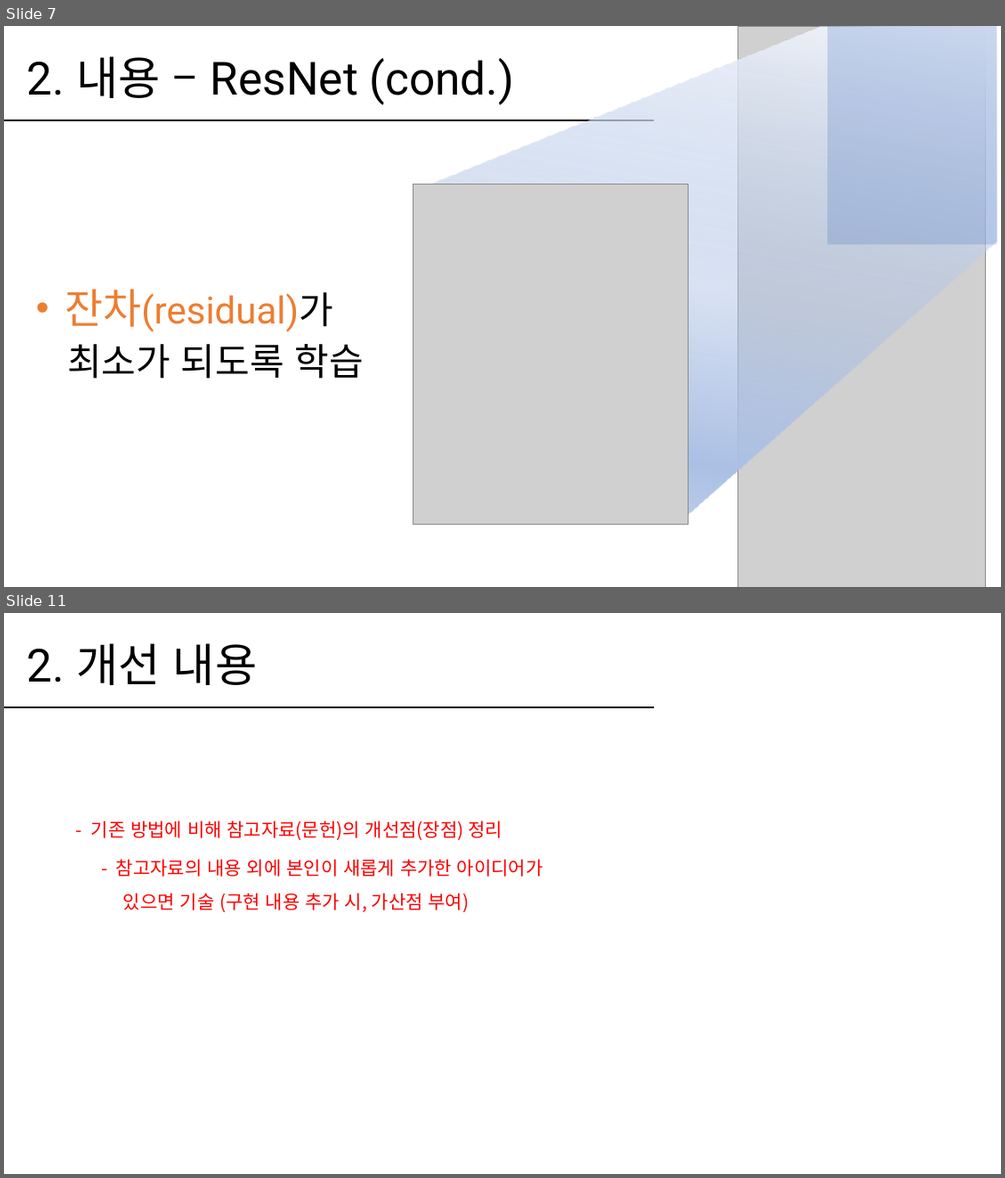
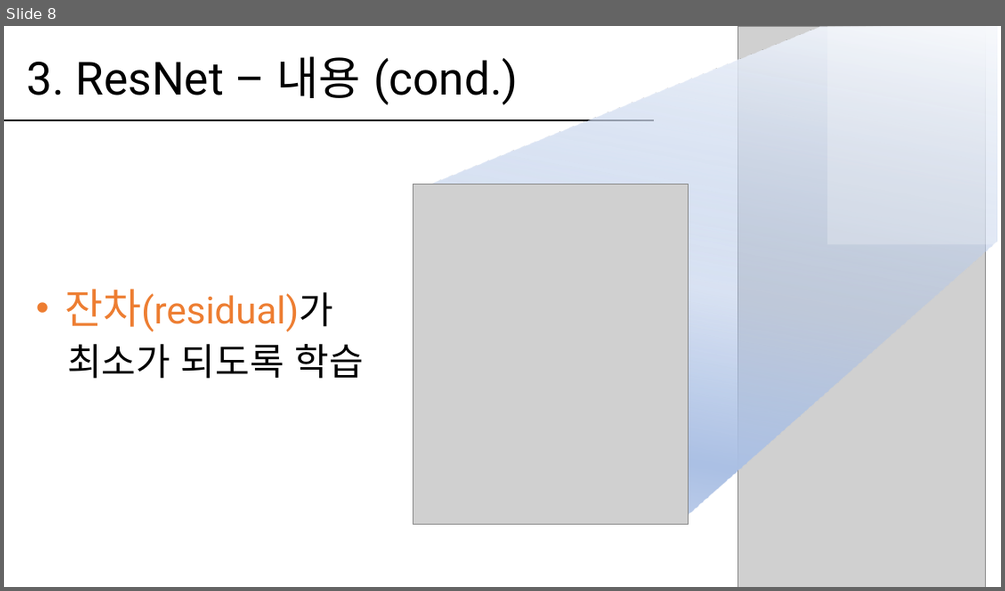
Before and after one commit to hanabzu/Computer-Vision-Project, a slide deck: report/발표_20154532.pptx. Shown one above the other, each under a label of ours: slides 7 and 11 before the commit, slide 8 after it; the slides between them are not shown. The pictures are 1005x1178 and 1005x591 pixels, drawn with LibreOffice and Linux fonts; fonts in the diff are those of the drawing; grey boxes stand for pictures. Boxes give left, top, right and bottom in pixels: in the first picture for what was removed or moved away, otherwise in the second. Text is boxed around its words. In the diff, an @@ line names an element or a change of style, - is before the commit and + after.

```diff
--- a/report/발표_20154532.pptx
+++ b/report/발표_20154532.pptx
@@ slide 11 removed at (x1=4, y1=613, x2=1001, y2=1174), background #FFFFFF @@
@@ title removed at (x1=27, y1=643, x2=257, y2=685) @@
-2. 개선 내용
@@ line removed from (4, 708) to (655, 708) @@
@@ text removed at (x1=91, y1=820, x2=543, y2=912) @@
-- 기존 방법에 비해 참고자료(문헌)의 개선점(장점) 정리
-- 참고자료의 내용 외에 본인이 새롭게 추가한 아이디어가 있으면 기술 (구현 내용 추가 시, 가산점 부여)
@@ what was slide 7 is now slide 8 @@
@@ slide 8 changed as well @@
@@ rectangle at (x1=827, y1=26, x2=996, y2=244): fill #4472C4 at 24% opacity to #FFFFFF at 24% opacity @@
@@ title at (x1=27, y1=56, x2=518, y2=105): text changed @@
-2. 내용 – ResNet (cond.)
+3. ResNet – 내용 (cond.)
```
Also in this commit, not shown: 5 other slides changed, 14 slides added, 5 other slides removed, 2 other files.
